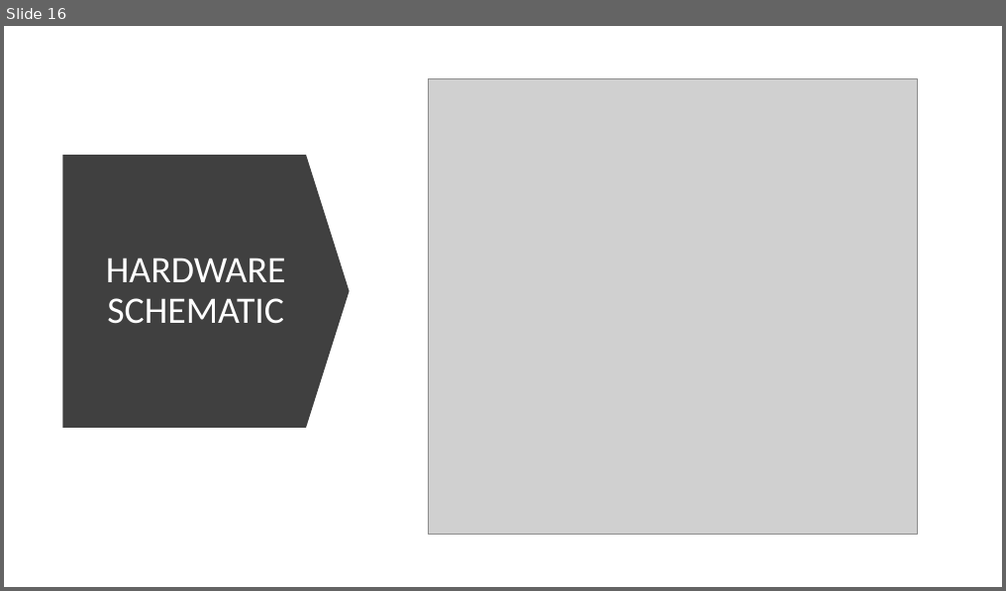
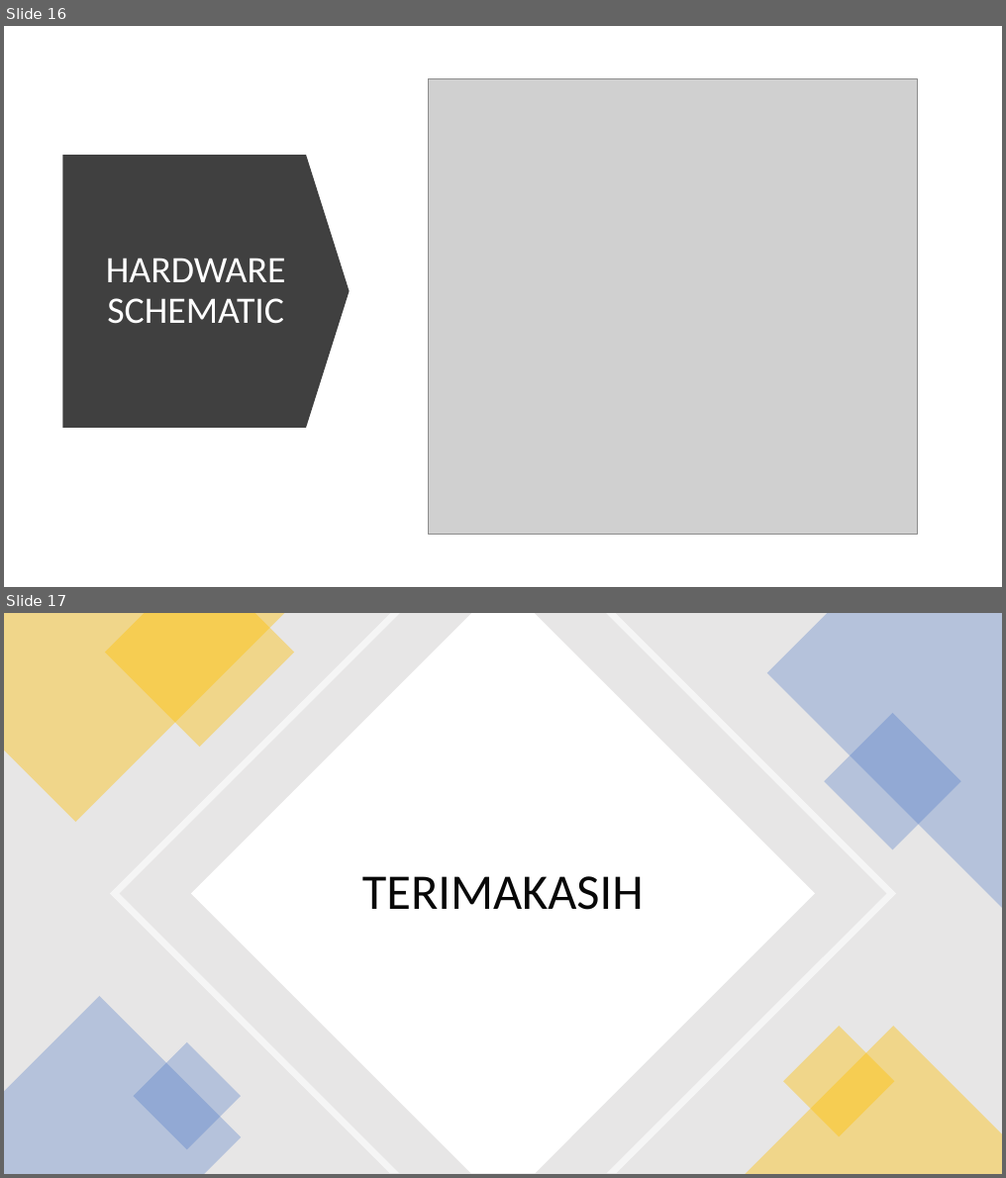
Before and after one commit to rizkydermawan1992/kirim-data-suhu-ke-web-php-mysql, a slide deck: Sharing Session.pptx. Shown one above the other, each under a label of ours: slide 16 before the commit, slides 16 and 17 after it. The pictures are 1006x591 and 1006x1178 pixels, drawn with LibreOffice and Linux fonts; fonts in the diff are those of the drawing; grey boxes stand for pictures. Boxes give left, top, right and bottom in pixels: in the first picture for what was removed or moved away, otherwise in the second. Text is boxed around its words. In the diff, an @@ line names an element or a change of style, - is before the commit and + after.

Commit message:
Menambahkan 1 slide di file sharing session ppt

```diff
--- a/Sharing Session.pptx
+++ b/Sharing Session.pptx
@@ slide 17 added at [4,613,1002,1174], background #FFFFFF @@
@@ rectangle added at [4,613,1002,1174], fill #E7E6E6 @@
@@ freeform shape added at [4,613,284,822], fill #FFC000 at 40% opacity @@
@@ freeform shape added at [105,613,294,747], fill #FFC000 at 40% opacity @@
@@ freeform shape added at [110,613,896,1174], fill #FFFFFF at 60% opacity @@
@@ freeform shape added at [191,613,815,1174], fill #FFFFFF @@
@@ freeform shape added at [767,613,1002,908], fill #4472C4 at 30% opacity @@
@@ rectangle added at [824,713,961,851], fill #4472C4 at 30% opacity @@
@@ text added at [362,876,644,910], 48 pt, text #080808 @@
+TERIMAKASIH
@@ freeform shape added at [4,997,241,1174], fill #4472C4 at 30% opacity @@
@@ freeform shape added at [745,1026,1002,1174], fill #FFC000 at 40% opacity @@
@@ rectangle added at [783,1026,895,1137], fill #FFC000 at 40% opacity @@
@@ rectangle added at [134,1043,242,1151], fill #4472C4 at 30% opacity @@
```
